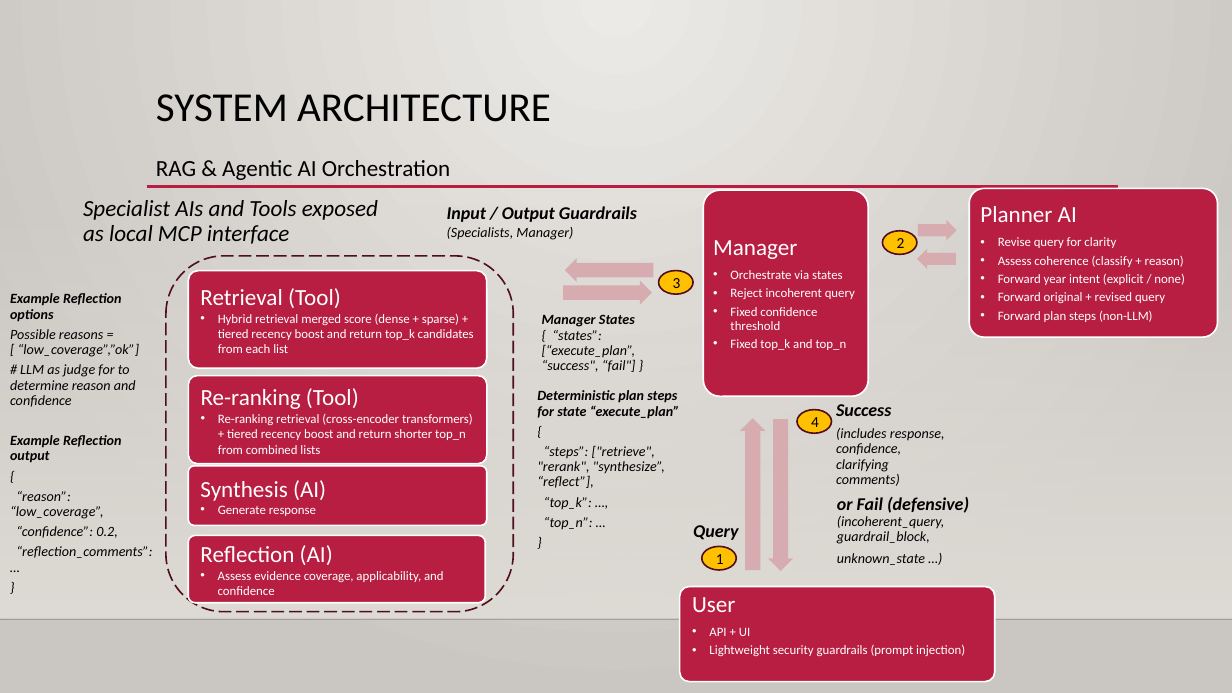
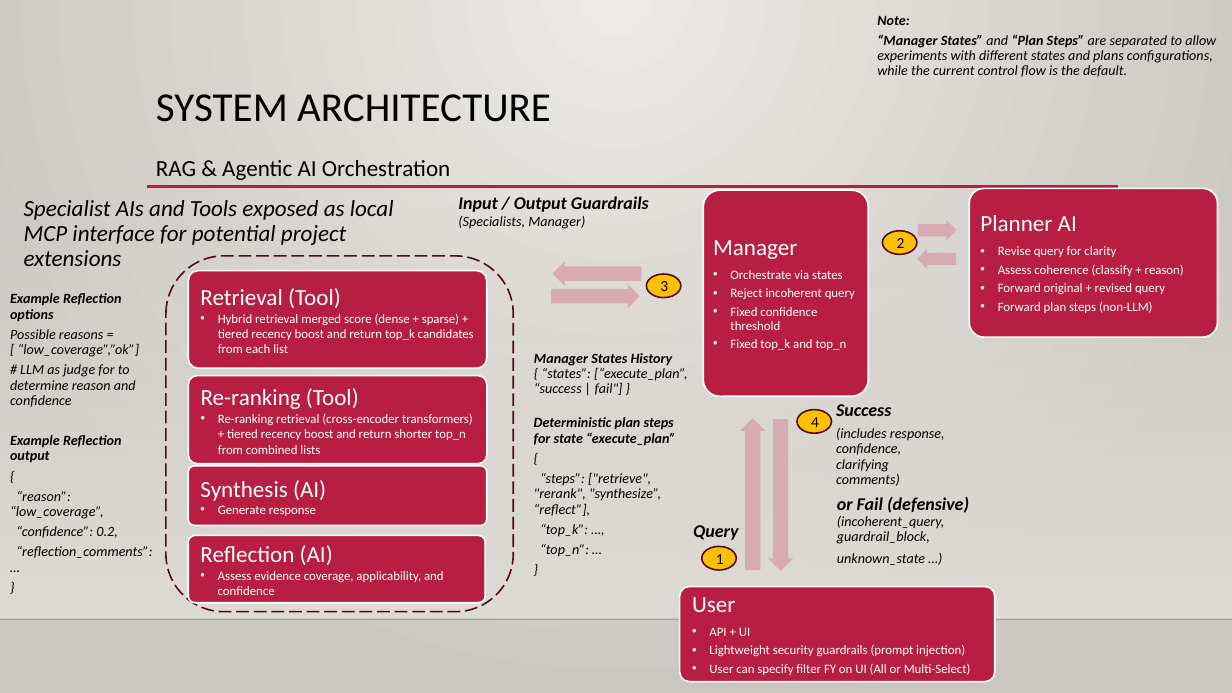
Before and after one commit to Phrey001/dataexpert-ai-capstone-sg-budget-rag, a slide deck: slide 3 of docs/system_architecture.pptx. Drawn at 1232x693 pixels with LibreOffice and Linux fonts; fonts in the diff are those of the drawing; background and template pictures are left out. Boxes give left, top, right and bottom in pixels: in the first picture for what was removed or moved away, otherwise in the second. Text is boxed around its words. In the diff, an @@ line names an element or a change of style, - is before the commit and + after.

```diff
--- a/docs/system_architecture.pptx
+++ b/docs/system_architecture.pptx
@@ text added at [877,16,1216,77], 11 pt, text #000000, italic @@
+Note:
+“Manager States” and “Plan Steps” are separated to allow experiments with different states and plans configurations, while the current control flow is the default.
@@ text at [24,200,394,245]: text changed @@
-Specialist AIs and Tools exposed as local MCP interface
+Specialist AIs and Tools exposed as local MCP interface for potential project extensions
@@ text "Input / Output Guardrails (Specialists, ...": place and size @@
-text "Input / Output Guardrails (Specialists, ..." at [447,206,637,240]
+text "Input / Output Guardrails (Specialists, ..." at [458,196,649,229]
@@ right arrow: place and size @@
-right arrow at [565,258,653,282]
+right arrow at [553,262,641,286]
@@ right arrow: place and size @@
-right arrow at [564,281,653,305]
+right arrow at [551,285,640,309]
@@ ellipse "3": place and size @@
-ellipse "3" at [659,271,693,295]
+ellipse "3" at [647,274,681,299]
@@ text at [998,274,1184,285]: paragraph removed @@
-• Forward year intent (explicit / none)
@@ text at [534,353,688,395]: text changed @@
-Manager States
-{ “states”: [“execute_plan”, “success", “fail"] }
+Manager States History
+{ “states”: [“execute_plan”, “success | fail"] }
@@ text "Deterministic plan steps for state ...": place and size @@
-text "Deterministic plan steps for state ..." at [537,390,680,529]
+text "Deterministic plan steps for state ..." at [534,417,676,557]
@@ text at [709,664,971,675]: paragraph added @@
+• User can specify filter FY on UI (All or Multi-Select)
```
Also in this commit, not shown: 1 other slide changed, 21 other files.
